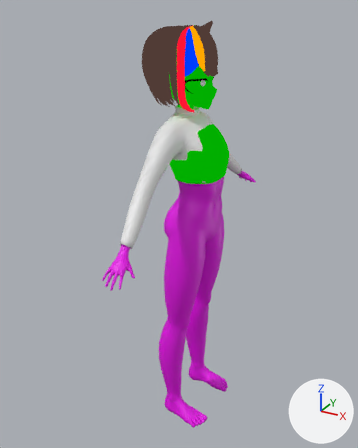
One commit to the Blender file 3D_Daiko.blend: the scene before it, then after it.
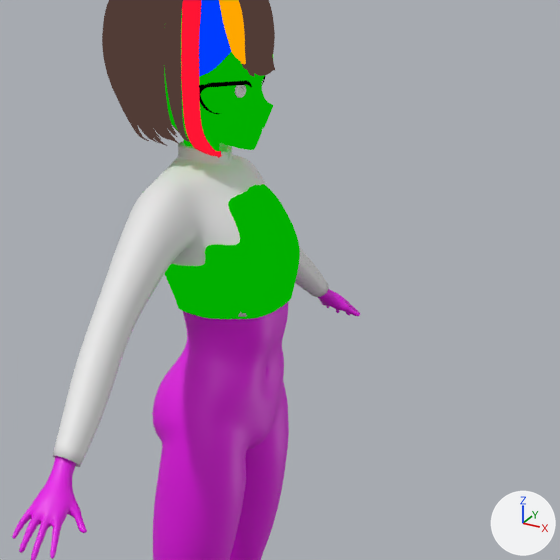
Each version appears first whole from a 50 mm lens placed at (1.01, -2.099, 0.447), pointed at (-0.147, 0.004, -0.604), and next in a close-up on the part from 27% to 96% of the width and 10% to 65% of the height. Lighting does not change. The marker at lower right points along +X, +Y and +Z.

Script lines for the objects in view, before the commit:
```python
ob_armadura_hombrera = bpy.data.objects.new('armadura_hombrera', me_base_body_002)
ob_armadura_hombrera.location = (-0.109, -0.234, -0.074)
ob_armadura_hombrera.rotation_euler = (0.0, -0.0565, 1.571)  # degrees (0, -3.2, 90)
ob_armadura_hombrera.scale = (1.28, 1.28, 1.28)
ob_half_body = bpy.data.objects.new('half_body', me_base_body_001)
ob_half_body.location = (-0.034, 0.0, -0.624)
ob_half_body.rotation_euler = (0.0, 0.0, 1.571)  # degrees (0, 0, 90)
ob_half_body.scale = (1.22, 1.22, 1.22)
ob_main_chest = bpy.data.objects.new('main_chest', me_circle_001)
ob_main_chest.location = (-0.017, 0.0, -0.309)
ob_main_chest.scale = (0.772, 0.772, 0.772)
# also in view: 'NurbsPath.001' at (-0.204, 0.0, 0.193); 'Plane.006' at (-0.056, 0.0, 0.186); 'NurbsPath.007' at (-0.168, 0.0, 0.199); 'NurbsPath.003' at (-0.15, 0.0, 0.198); 'mechon_al_medio' at (-0.019, 0.001, 0.27)
```
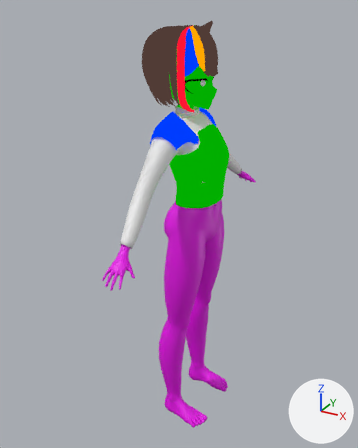
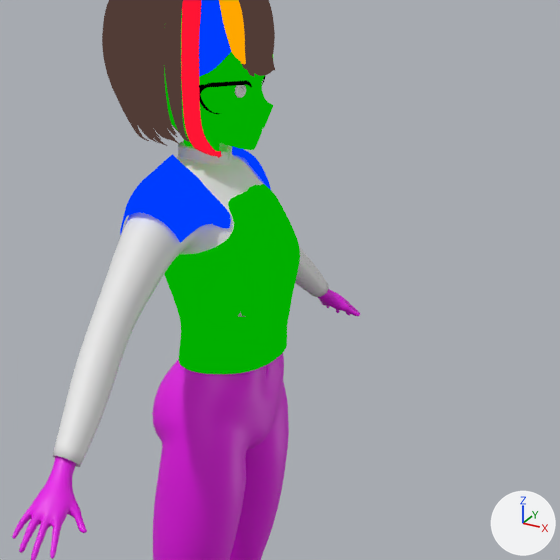
Location of each change, (x1, y1, x2, y2) in pixels of the close-ups (560 x 560 px):
'main_chest', reshaped
    before: (142, 184, 300, 319)
    after: (164, 184, 300, 374)
'armadura_hombrera', shown (blue)
    after: (120, 146, 271, 243)
part 2 of me_circle_001, built on
    before: (166, 245, 238, 319)
    after: (165, 244, 292, 374)

What changed in the scene script:
```text
Change me_base_body_002:
    where me_base_body_002.from_pydata(...)  # 191 vertices, 162 faces; spans x 0.0..0.115, y -0.092..0.067, z -0.049..0.061
    used by ob_armadura_hombrera; location = (-0.109, -0.234, -0.074); rotation_euler = (0.0, -0.0565, 1.571), in degrees (0, -3.2, 90); scale = (1.28, 1.28, 1.28)
    me_base_body_002 part 1: the whole mesh is scaled about its middle by 1.09, then moved by (0.0, -0.001, 0.0)
Change me_circle_001:
    used by ob_main_chest; location = (-0.017, 0.0, -0.309); scale = (0.772, 0.772, 0.772)
    remove me_circle_001.from_pydata(...)  # 70 vertices, 47 faces, 1 loose edge; spans x -0.24..0.157, y -0.203..0.0, z -0.007..0.33
    add me_circle_001.from_pydata(...)  # 128 vertices, 103 faces; spans x -0.24..0.158, y -0.21..0.0, z -0.163..0.322
    me_circle_001 part 2
    16 vertices are removed from x -0.178..0.036, y -0.203..0.0, z -0.007..0.199
    15 faces are deleted
    21 vertices move from x -0.211..0.157, y -0.199..0.0, z 0.068..0.197 to x -0.209..0.158, y -0.195..0.0, z 0.058..0.229
    75 vertices are added at x -0.178..0.132, y -0.21..0.0, z -0.163..0.181
    71 new faces join them
Change ob_armadura_hombrera:
    ob_armadura_hombrera.location: (-0.109, -0.234, -0.074) -> (-0.109, -0.241, -0.079)
    remove ob_armadura_hombrera.hide_render = True
```
